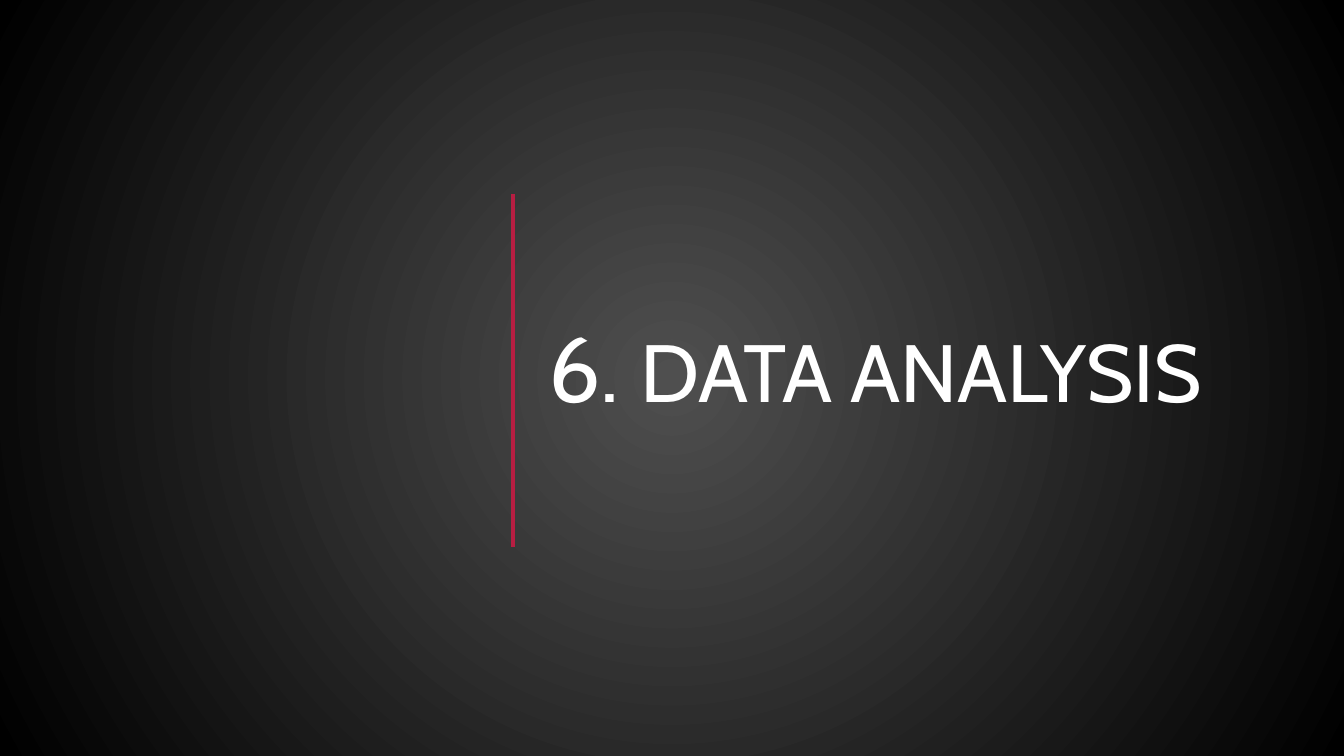
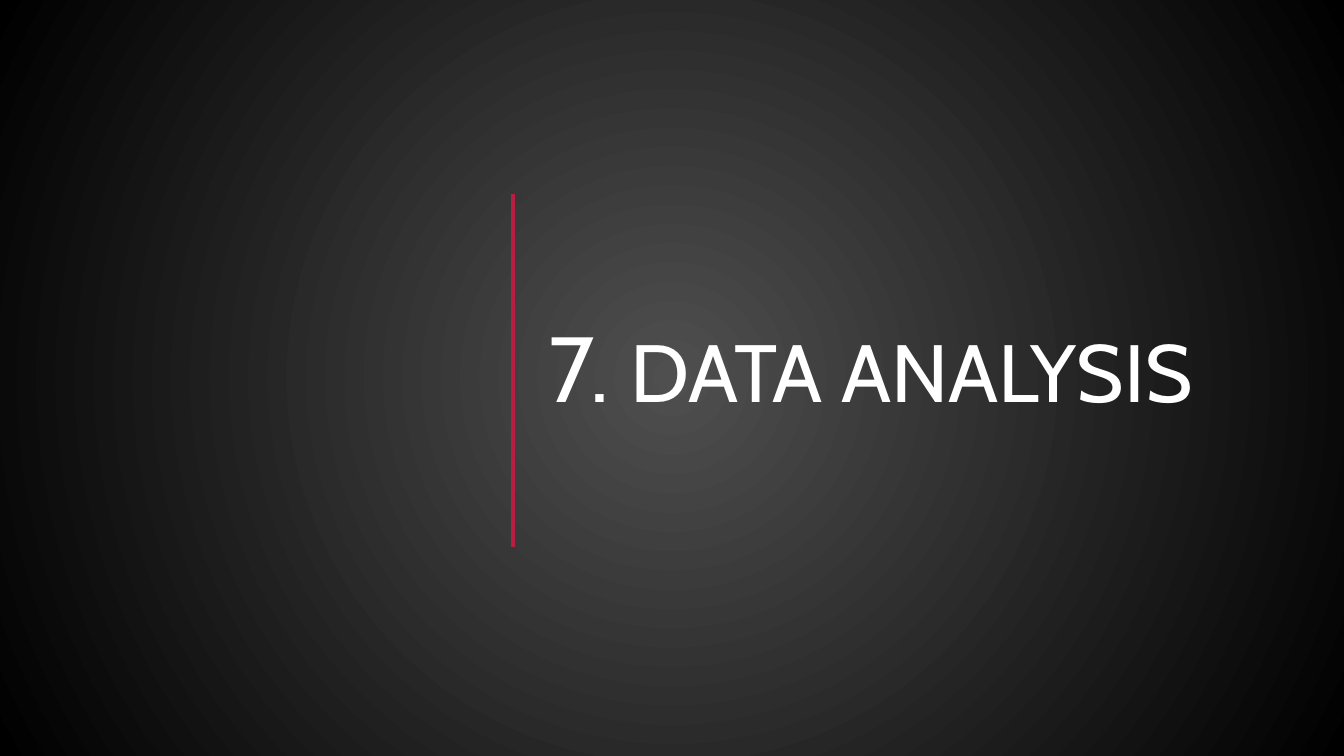
Before and after one commit to NensiH/Social_media_impact, a slide deck: slide 15 of Presentation/Social_Media_Impact_final_ppt.pptx (slide 13 before the commit). Drawn at 1344x756 pixels with LibreOffice and Linux fonts; fonts in the diff are those of the drawing; grey boxes stand for pictures; background and template pictures are left out. Boxes give left, top, right and bottom in pixels: in the first picture for what was removed or moved away, otherwise in the second. Text is boxed around its words. In the diff, an @@ line names an element or a change of style, - is before the commit and + after.

```diff
--- a/Presentation/Social_Media_Impact_final_ppt.pptx
+++ b/Presentation/Social_Media_Impact_final_ppt.pptx
@@ title at (548,337,1192,403): text changed @@
-6. DATA ANALYSIS
+7. DATA ANALYSIS
```
Also in this commit, not shown: 7 other slides changed.
